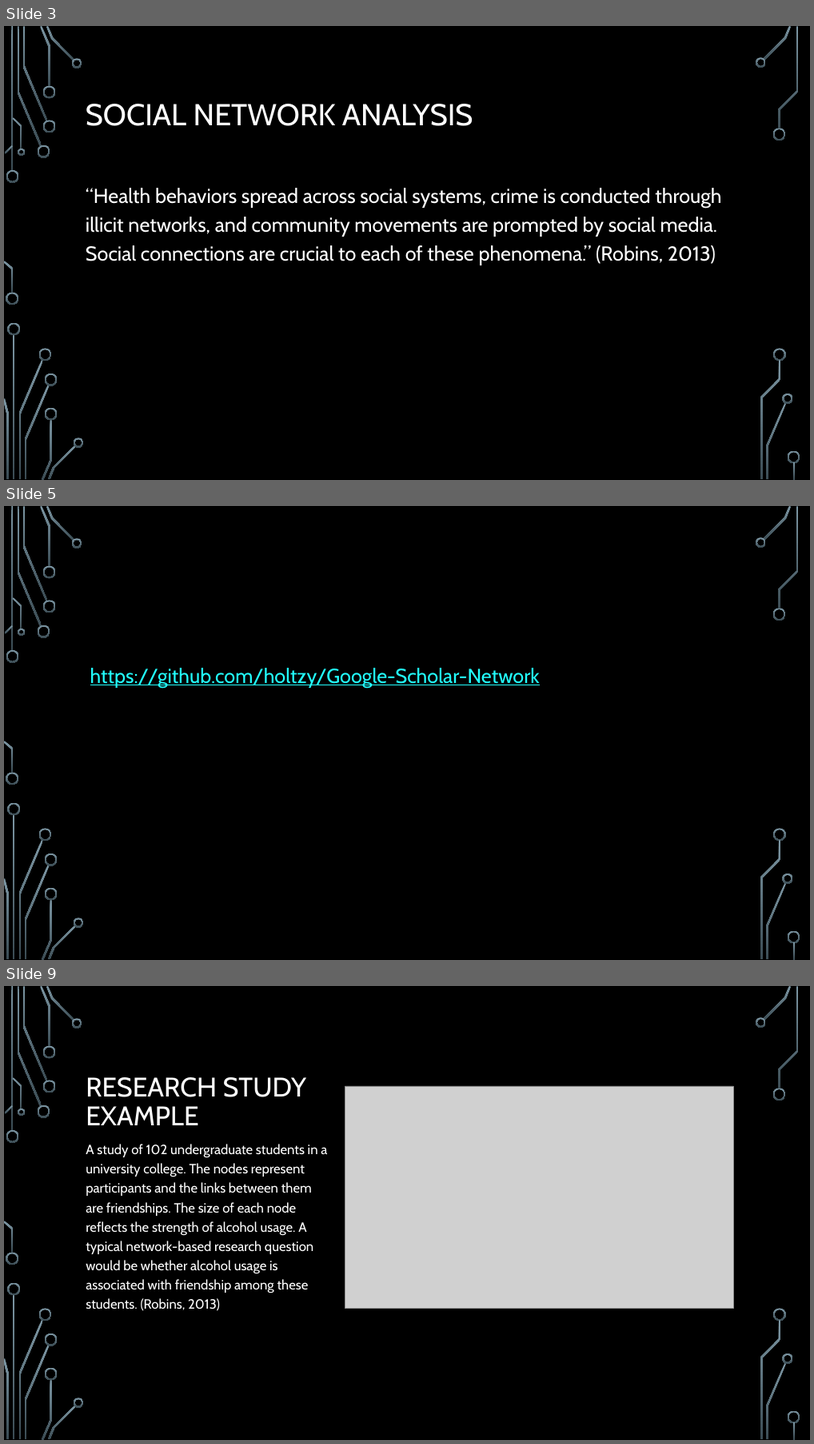
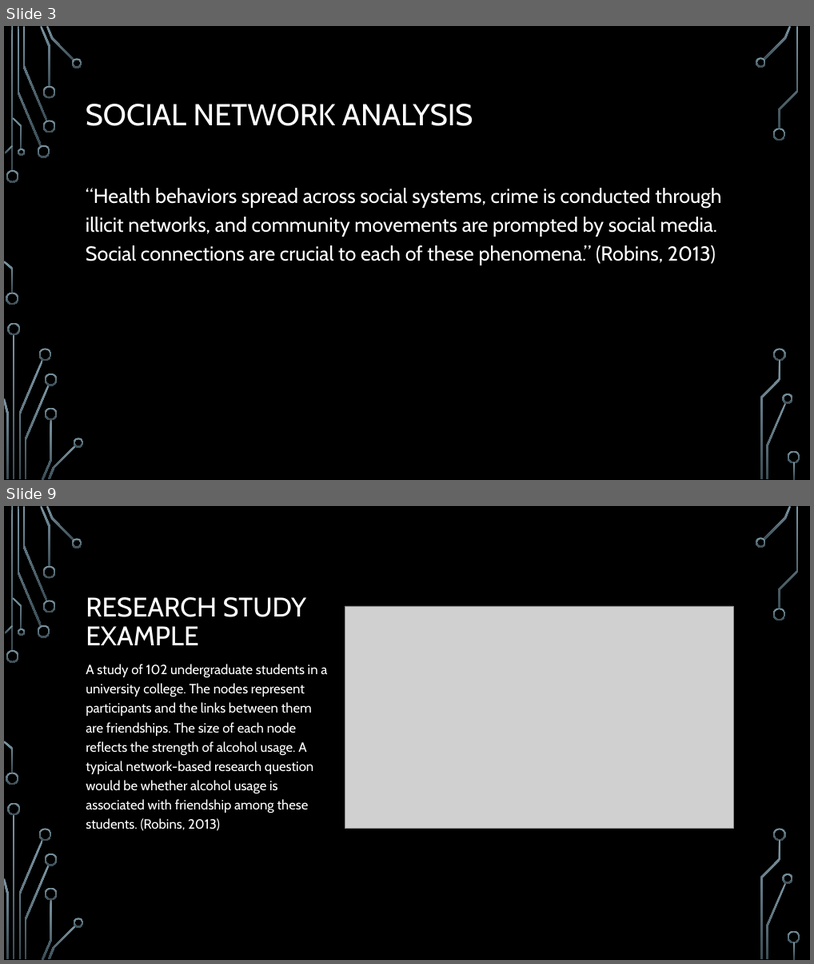
Before and after one commit to intro-to-data-science-22-workshop/07-network-graphs-adbdelsalam-dornelles, a slide deck: presentation.pptx. Shown one above the other, each under a label of ours: slides 3, 5 and 9 before the commit, slides 3 and 9 after it; the slides between them are not shown. The pictures are 814x1444 and 814x964 pixels, drawn with LibreOffice and Linux fonts; fonts in the diff are those of the drawing; grey boxes stand for pictures; background and template pictures are left out. Boxes give left, top, right and bottom in pixels: in the first picture for what was removed or moved away, otherwise in the second. Text is boxed around its words. In the diff, an @@ line names an element or a change of style, - is before the commit and + after.

```diff
--- a/presentation.pptx
+++ b/presentation.pptx
@@ slide 5 removed at box(4, 506, 810, 960), background picture (left out); not listed: 36 template elements that a slide beside it also shows @@
@@ text removed at box(90, 668, 540, 688) @@
-https://github.com/holtzy/Google-Scholar-Network
```
Also in this commit, not shown: 4 slides changed, 5 slides added, 2 other files.
